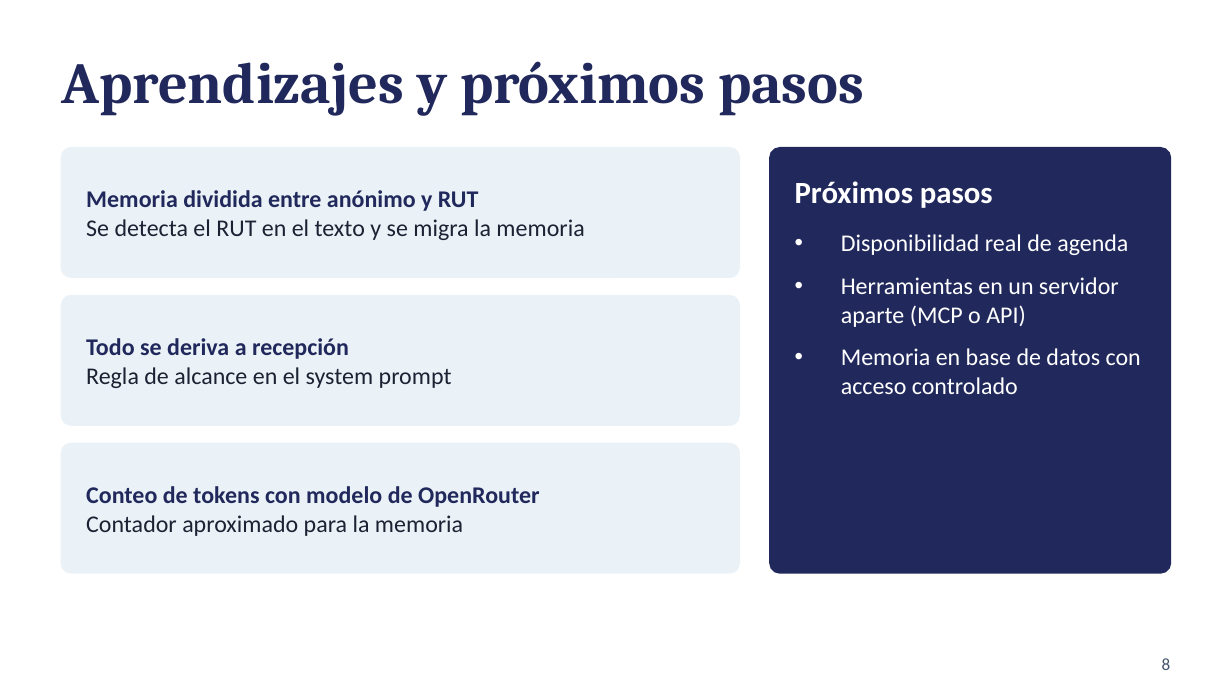
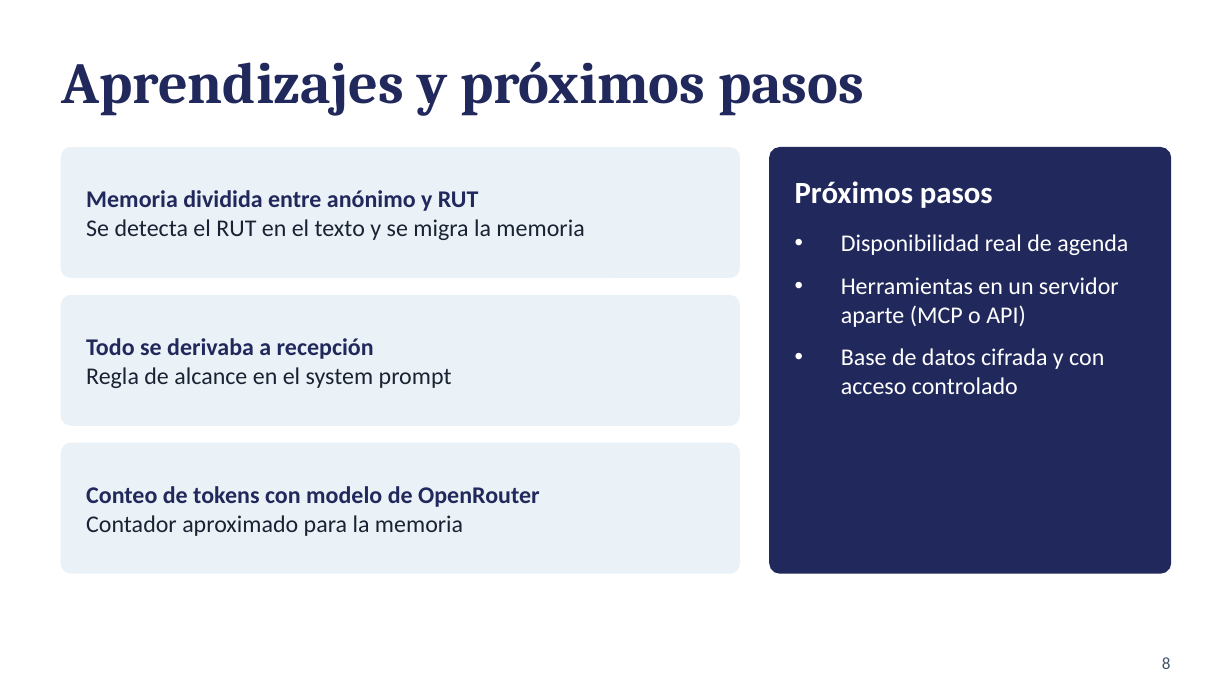
Before and after one commit to Gonzalo25U/agente-funcional-vitalis, a slide deck: slide 8 of EP2_Vitalis_Presentacion.pptx. Drawn at 1232x693 pixels with LibreOffice and Linux fonts; fonts in the diff are those of the drawing. Boxes give left, top, right and bottom in pixels: in the first picture for what was removed or moved away, otherwise in the second. Text is boxed around its words. In the diff, an @@ line names an element or a change of style, - is before the commit and + after.

```diff
--- a/EP2_Vitalis_Presentacion.pptx
+++ b/EP2_Vitalis_Presentacion.pptx
@@ text at (x1=86, y1=338, x2=374, y2=359): text changed @@
-Todo se deriva a recepción
+Todo se derivaba a recepción
@@ text at (x1=841, y1=348, x2=1104, y2=394): text changed @@
-• Memoria en base de datos con acceso controlado
+• Base de datos cifrada y con acceso controlado
```
Also in this commit, not shown: 5 other slides changed, 1 other file.
